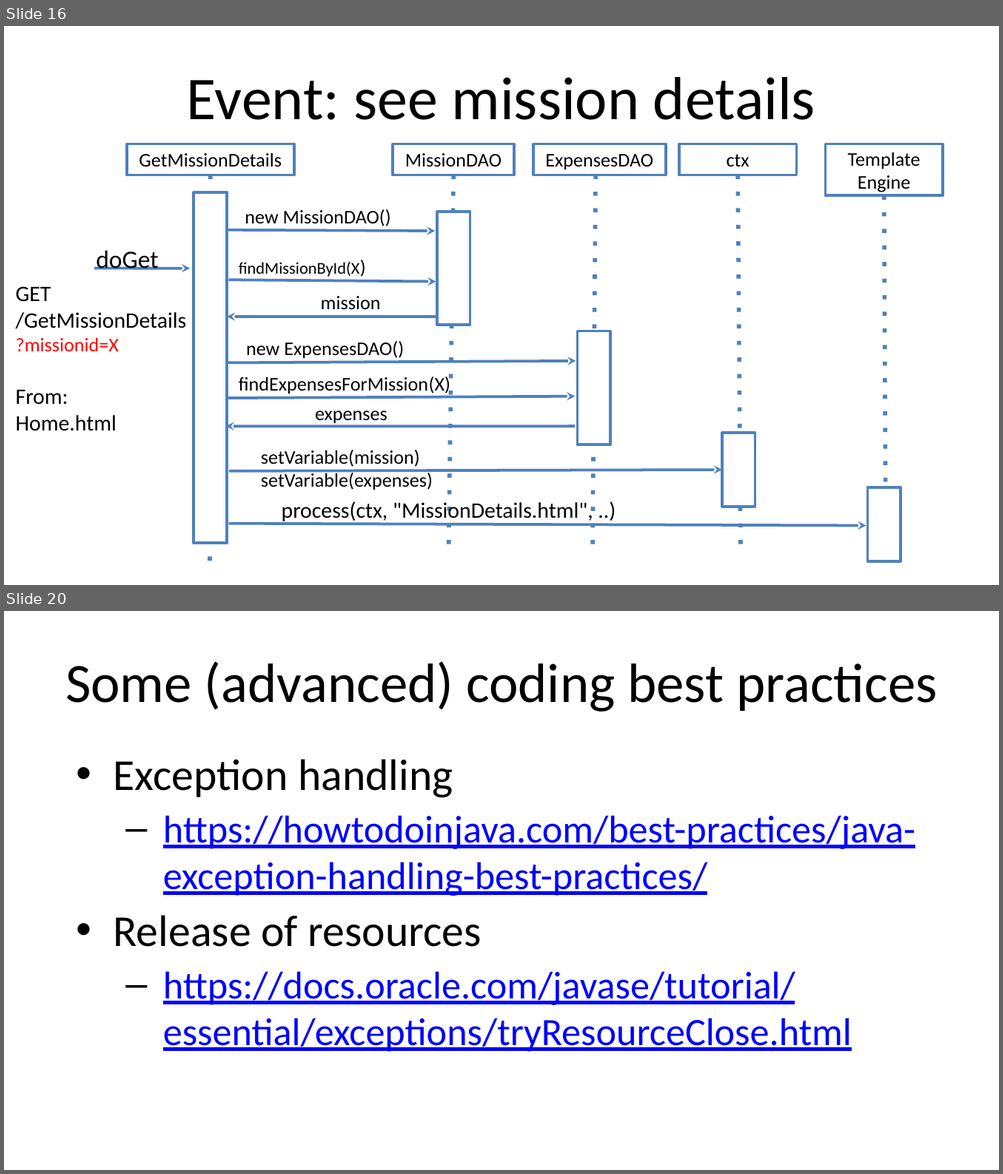
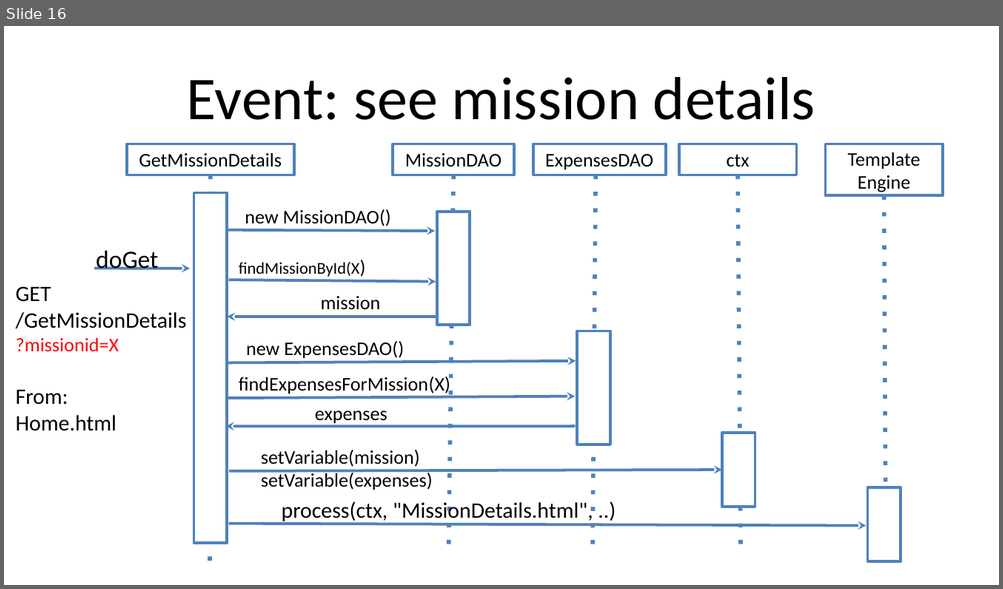
Before and after one commit to lucanotluka/Tecnologie-Informatiche-per-il-Web_-_HTML-Only, a slide deck: TIW-GruppiHTMLOnly.pptx. Shown one above the other, each under a label of ours: slides 16 and 20 before the commit, slide 16 after it; the slides between them are not shown. The pictures are 1003x1174 and 1003x589 pixels, drawn with LibreOffice and Linux fonts; fonts in the diff are those of the drawing. Boxes give left, top, right and bottom in pixels: in the first picture for what was removed or moved away, otherwise in the second. Text is boxed around its words. In the diff, an @@ line names an element or a change of style, - is before the commit and + after.

```diff
--- a/TIW-GruppiHTMLOnly.pptx
+++ b/TIW-GruppiHTMLOnly.pptx
@@ slide 20 removed at bbox=[4, 611, 999, 1170], background #FFFFFF @@
@@ title removed at bbox=[65, 661, 936, 712] @@
-Some (advanced) coding best practices
@@ text removed at bbox=[114, 759, 915, 1052] @@
-• Exception handling
-  – https://howtodoinjava.com/best-practices/java-exception-handling-best-practices/
-• Release of resources
-  – https://docs.oracle.com/javase/tutorial/essential/exceptions/tryResourceClose.html
```
Also in this commit, not shown: 5 slides changed.
